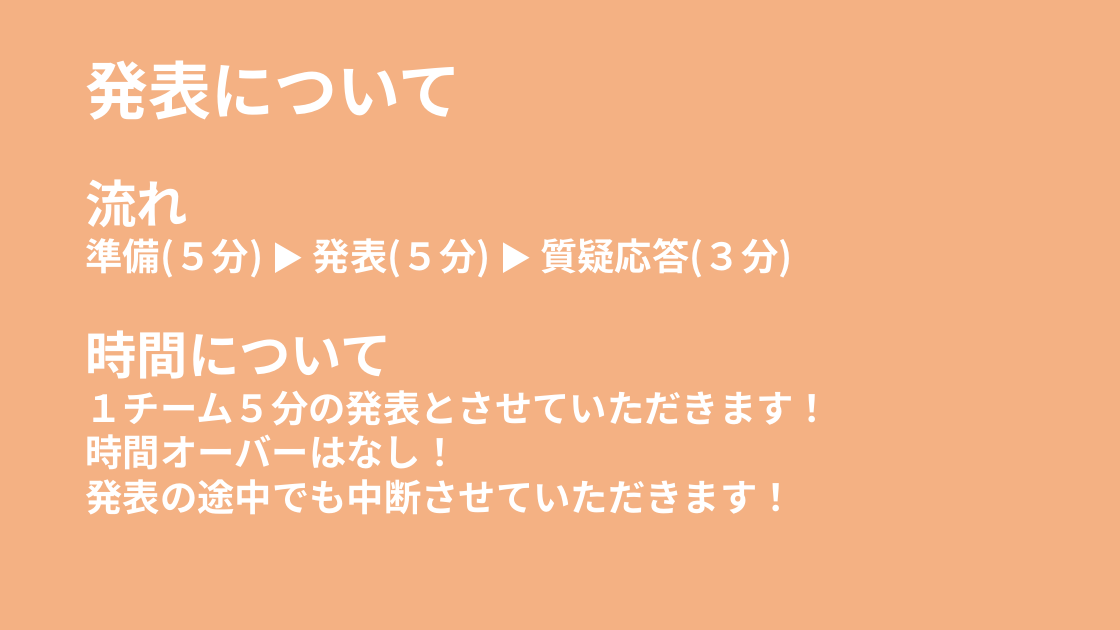
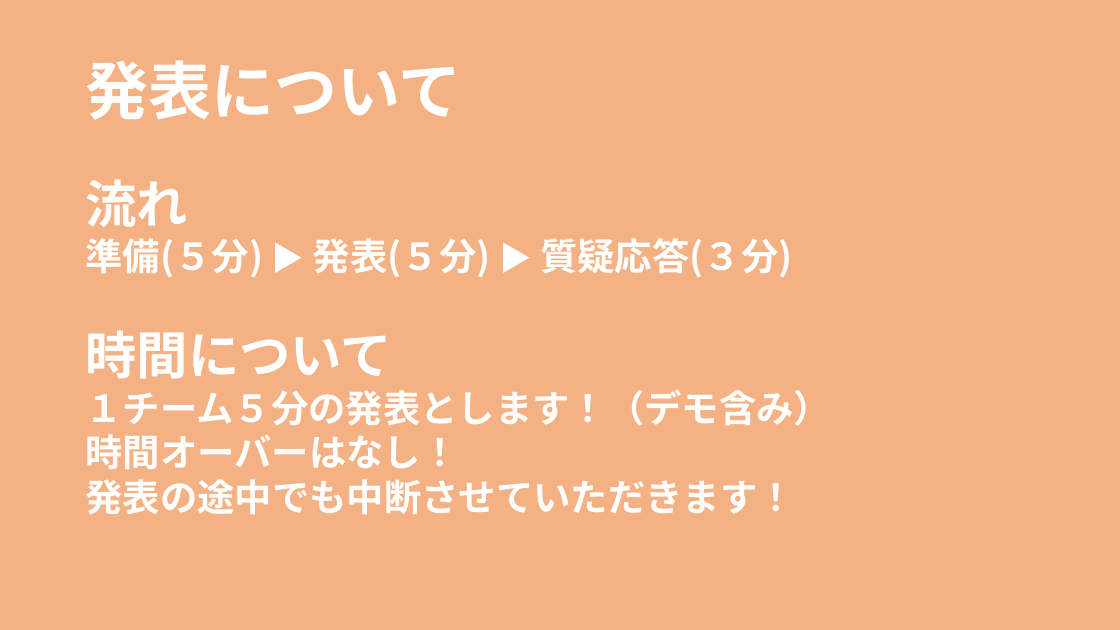
Before and after one commit to jack-app/jackhack2018_management, a slide deck: slide 3 of pptx/jackhack2018_opening.pptx. Drawn at 1120x630 pixels with LibreOffice and Linux fonts; fonts in the diff are those of the drawing. Boxes give left, top, right and bottom in pixels: in the first picture for what was removed or moved away, otherwise in the second. Text is boxed around its words. In the diff, an @@ line names an element or a change of style, - is before the commit and + after.

Commit message:
発表時間にデモ時間も含むことを追加

```diff
--- a/pptx/jackhack2018_opening.pptx
+++ b/pptx/jackhack2018_opening.pptx
@@ text at [85,390,831,426]: text changed @@
-１チーム５分の発表とさせていただきます！
+１チーム５分の発表とします！（デモ含み）
```
Also in this commit, not shown: 1 other file.
